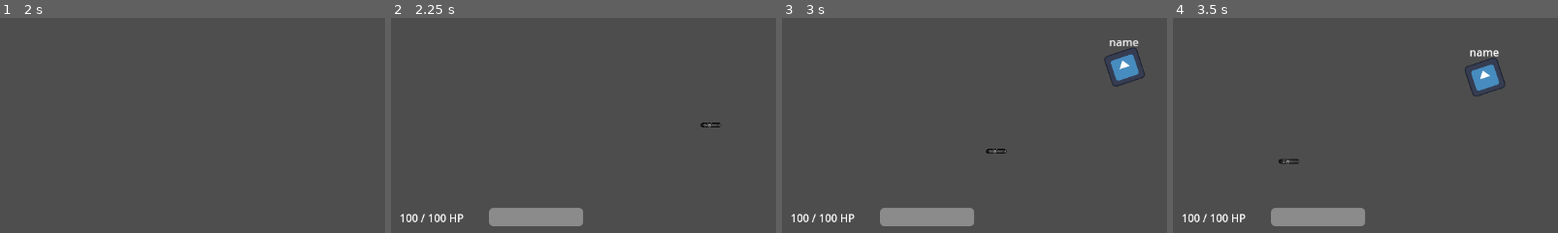
Above: before the commit, frames 1-4 (left to right).
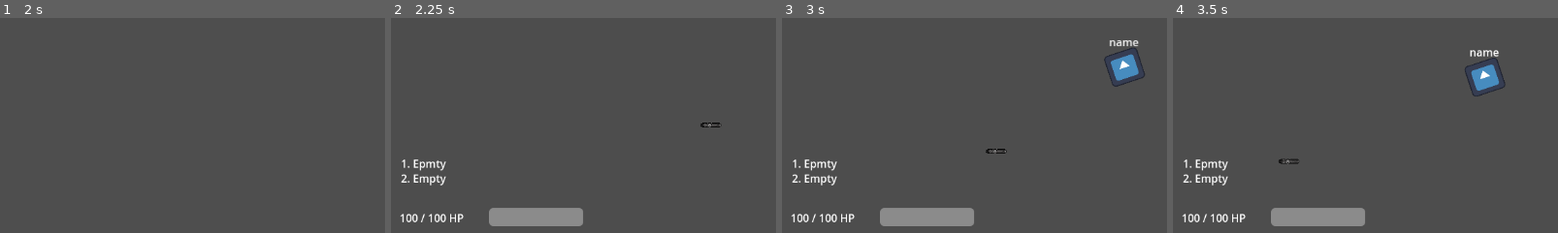
Above: after the commit, the same moments.

Repository: filipjaruska/mtds
Game: Godot game, scene res://nodes/menu/main.tscn
Same seed, same stepped clock (60 frames per second), same inputs: the game is played once before the commit and once after it. The engine's default icon, where the game draws it, is replaced by a stand-in: a white triangle on a blue panel in a dark square.
Inputs (mouse positions are % of the whole screen's width and height, from its top left):
- Up to frame 1 (2 s): click "Start" at 0.5 s; click "Host" at 1.25 s
- Up to frame 2 (2.25 s): click "Start" at 2 s
- Up to frame 3 (3 s): tap Enter at 2.75 s; move the mouse to (72, 45) at 2.77 s; press the mouse at (72, 45) at 2.78 s; hold Right (ui_right) from 2.78 s (still down); tap E (interact) at 2.85 s
- Up to frame 4 (3.5 s): keep holding Right (ui_right)
The pictures show only the part of the screen within x 0-50%, y 50-100%; the shares and areas given below are measured in that part.

Frame 1 is identical in both runs. In frame 2, 0.5% of the frame differs, in the area x 2-15%, y 65-78%; in frame 3, 0.5%; in frame 4, 0.5%.

Commit message:
Add UI and  switching for weapons

Diff:
--- a/nodes/player/player.tscn
+++ b/nodes/player/player.tscn
@@ -1,10 +1,11 @@
-[gd_scene load_steps=9 format=3 uid="uid://qgub06sgnvml"]
+[gd_scene load_steps=10 format=3 uid="uid://qgub06sgnvml"]
 
 [ext_resource type="Script" path="res://scripts/player.gd" id="1_bpepw"]
 [ext_resource type="Texture2D" uid="uid://drgp18whtsyeg" path="res://icon.svg" id="2_krkth"]
 [ext_resource type="Script" path="res://scripts/weapons/weapon_manager.gd" id="3_8meis"]
 [ext_resource type="Script" path="res://scripts/UI.gd" id="4_vdean"]
 [ext_resource type="PackedScene" uid="uid://i2rvom7p2l2f" path="res://nodes/components/health_component.tscn" id="5_uqubr"]
+[ext_resource type="Script" path="res://scripts/ui/weapon_slots.gd" id="5_xljkp"]
 
 [sub_resource type="CircleShape2D" id="CircleShape2D_b7jsc"]
 radius = 26.0192
@@ -84,10 +85,34 @@
 max_value = 1.0
 show_percentage = false
 
+[node name="WeaponSlots" type="Control" parent="Camera2D/UI"]
+layout_mode = 3
+anchors_preset = 0
+offset_right = 40.0
+offset_bottom = 40.0
+script = ExtResource("5_xljkp")
+
+[node name="Slot1" type="Label" parent="Camera2D/UI/WeaponSlots"]
+layout_mode = 0
+offset_left = 22.0
+offset_top = 527.0
+offset_right = 62.0
+offset_bottom = 550.0
+text = "1. Epmty"
+
+[node name="Slot2" type="Label" parent="Camera2D/UI/WeaponSlots"]
+layout_mode = 0
+offset_left = 22.0
+offset_top = 549.0
+offset_right = 62.0
+offset_bottom = 572.0
+text = "2. Empty"
+
 [node name="MultiplayerSynchronizer" type="MultiplayerSynchronizer" parent="."]
 replication_config = SubResource("SceneReplicationConfig_i0rdp")
 
 [node name="HealthComponent" parent="." instance=ExtResource("5_uqubr")]
+visible = false
 
 [node name="Hitbox" type="Area2D" parent="HealthComponent" groups=["hitbox"]]
 
--- a/project.godot
+++ b/project.godot
@@ -89,3 +89,13 @@
 , Object(InputEventKey,"resource_local_to_scene":false,"resource_name":"","device":0,"window_id":0,"alt_pressed":false, …(185 unchanged characters)…
 ]
 }
+switch_weapon_1={
+"deadzone": 0.5,
+"events": [Object(InputEventKey,"resource_local_to_scene":false,"resource_name":"","device":-1,"window_id":0,"alt_pressed":false,"shift_pressed":false,"ctrl_pressed":false,"meta_pressed":false,"pressed":false,"keycode":0,"physical_keycode":49,"key_label":0,"unicode":43,"location":0,"echo":false,"script":null)
+]
+}
+switch_weapon_2={
+"deadzone": 0.5,
+"events": [Object(InputEventKey,"resource_local_to_scene":false,"resource_name":"","device":-1,"window_id":0,"alt_pressed":false,"shift_pressed":false,"ctrl_pressed":false,"meta_pressed":false,"pressed":false,"keycode":0,"physical_keycode":50,"key_label":0,"unicode":50,"location":0,"echo":false,"script":null)
+]
+}
--- /dev/null
+++ b/scripts/ui/weapon_slots.gd
@@ -0,0 +1,16 @@
+extends Control
+
+@onready var slot_1 = $Slot1
+@onready var slot_2 = $Slot2
+
+func update_slot(index: int, weapon_name: String):
+    var display_name = weapon_name if weapon_name != "" else "Empty"
+    match index:
+        0:
+            if slot_1:
+                slot_1.text = "1. " + display_name
+        1:
+            if slot_2:
+                slot_2.text = "2. " + display_name
+        _:
+            pass
--- a/scripts/weapons/weapon_manager.gd
+++ b/scripts/weapons/weapon_manager.gd
@@ -5,6 +5,7 @@
 @onready var UI = $"../../Camera2D/UI"
 @onready var player = $"../.."
 @onready var slow_timer = $SlowTimer
+@onready var weapon_slots_ui = $"../../Camera2D/UI/WeaponSlots"
 
 const MAX_WEAPONS: int = 2
 
@@ -12,11 +13,12 @@
 var current_weapon_index: int = 0
 var can_switch: bool = true
 
-func _ready():
+func _ready() -> void:
 	if weapons.size() > 0:
 		equip_weapon(0)
+	update_weapon_slots()
 
-func add_weapon(weapon: RangedWeapon, equip_immediately: bool = false):
+func add_weapon(weapon: RangedWeapon, equip_immediately: bool = false) -> void:
 	if weapons.size() >= MAX_WEAPONS:
 		drop_weapon(current_weapon_index)
 
@@ -26,15 +28,17 @@
 
 	if weapons.size() == 1 or equip_immediately:
 		equip_weapon(weapons.size() - 1)
+	update_weapon_slots()
 
-func drop_weapon(index: int):
+func drop_weapon(index: int) -> void:
 	if index >= 0 and index < weapons.size():
 		weapons[index].queue_free()
 		weapons.remove_at(index)
 		if weapons.size() > 0:
 			equip_weapon(0)
+	update_weapon_slots()
 
-func switch_weapon():
+func switch_weapon() -> void:
 	if not can_switch or weapons.size() < 2:
 		return
 
@@ -45,34 +49,46 @@
 	current_weapon_index = (current_weapon_index + 1) % weapons.size()
 	current_weapon().show()
 	update_hud()
+	update_weapon_slots()
 
-func equip_weapon(index: int):
-	if index < 0 or index >= weapons.size():
+func equip_weapon(index: int) -> void:
+	if index < 0 or index > weapons.size():
 		return
 
 	if current_weapon_index < weapons.size():
 		current_weapon().hide()
 	current_weapon_index = index
-	current_weapon().show()
+	if index < weapons.size():
+		current_weapon().show()
 	update_hud()
+	update_weapon_slots()
 
 func current_weapon() -> RangedWeapon:
-	return weapons[current_weapon_index]
+	if current_weapon_index < weapons.size():
+		return weapons[current_weapon_index]
+	return null
 
-func update_hud():
-	if weapons.size() > 0:
+func update_hud() -> void:
+	if weapons.size() > 0 and current_weapon() != null:
 		UI.update_ammo(current_weapon().ammo, current_weapon().max_ammo)
 
-func _process(_delta):
+func update_weapon_slots() -> void:
+	for i in range(MAX_WEAPONS):
+		if i < weapons.size():
+			weapon_slots_ui.update_slot(i, weapons[i].name)
+		else:
+			weapon_slots_ui.update_slot(i, "")
+
+func _process(_delta: float) -> void:
 	if multiplayer_sync.get_multiplayer_authority() == multiplayer.get_unique_id():
-		if weapons.size() > 0:
+		if weapons.size() > 0 and current_weapon() != null:
 			var weapon = current_weapon()
 			if Input.is_action_pressed("shoot"):
 				weapon.shoot()
 				update_hud()
 
 				if weapon.slowness_duration > 0 and weapon.ammo > 0:
-					player.current_speed = lerp(200.0, weapon.slowness, 0.8)
+					player.current_speed = lerp(200.0, weapon.slowness, 0.8) # TODO fix this (player speed)
 					slow_timer.start(weapon.slowness_duration / 1000.0)
 			if Input.is_action_just_pressed("reload"):
 				weapon.reload()
@@ -81,11 +97,16 @@
 			if Input.is_action_just_pressed("switch_weapon"):
 				switch_weapon()
 
-func _on_switch_cooldown_timer_timeout():
+	if Input.is_action_just_pressed("switch_weapon_1"):
+		equip_weapon(0)
+	if Input.is_action_just_pressed("switch_weapon_2"):
+		equip_weapon(1)
+
+func _on_switch_cooldown_timer_timeout() -> void:
 	can_switch = true
 
-func _on_slow_timer_timeout():
+func _on_slow_timer_timeout() -> void:
 	player.current_speed = lerp(current_weapon().slowness, 200.0, 0.8)
 
-func on_weapon_picked_up(weapon_scene: PackedScene):
+func on_weapon_picked_up(weapon_scene: PackedScene) -> void:
 	add_weapon(weapon_scene.instantiate(), true)
Not shown, changed: README.md
